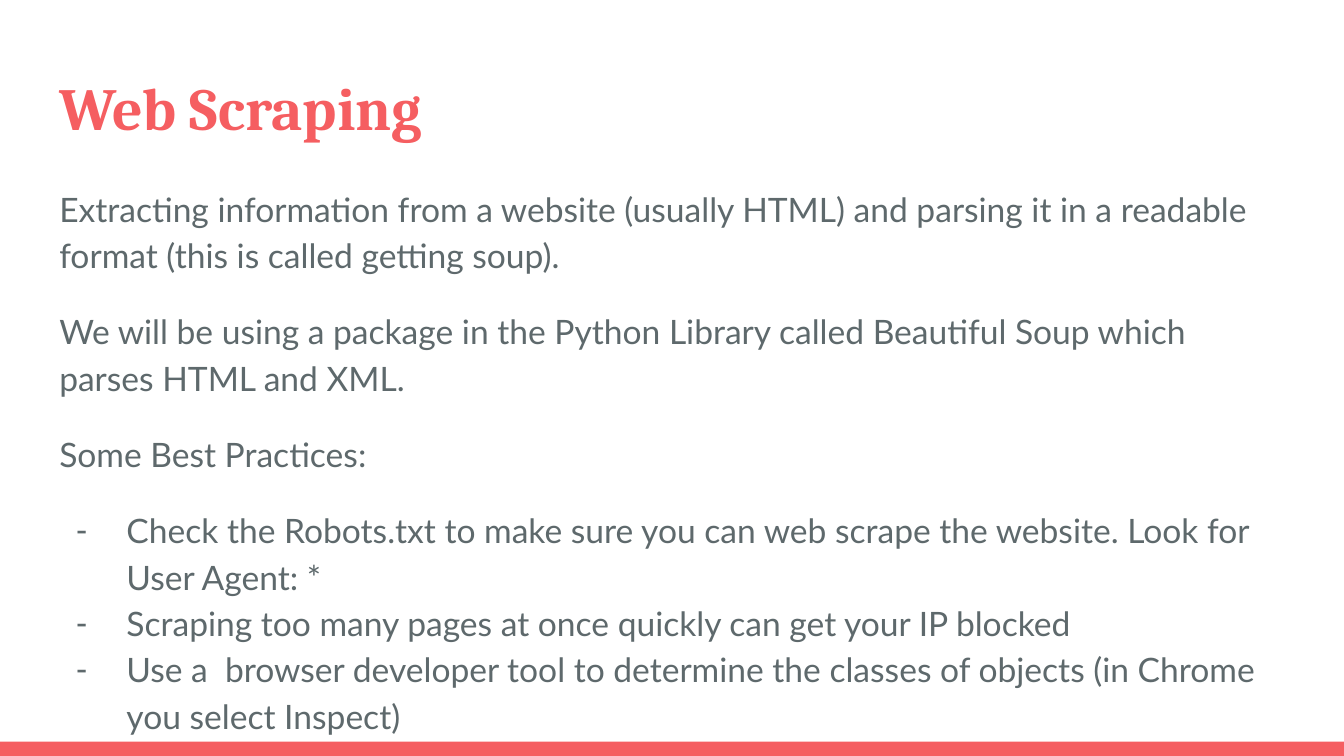
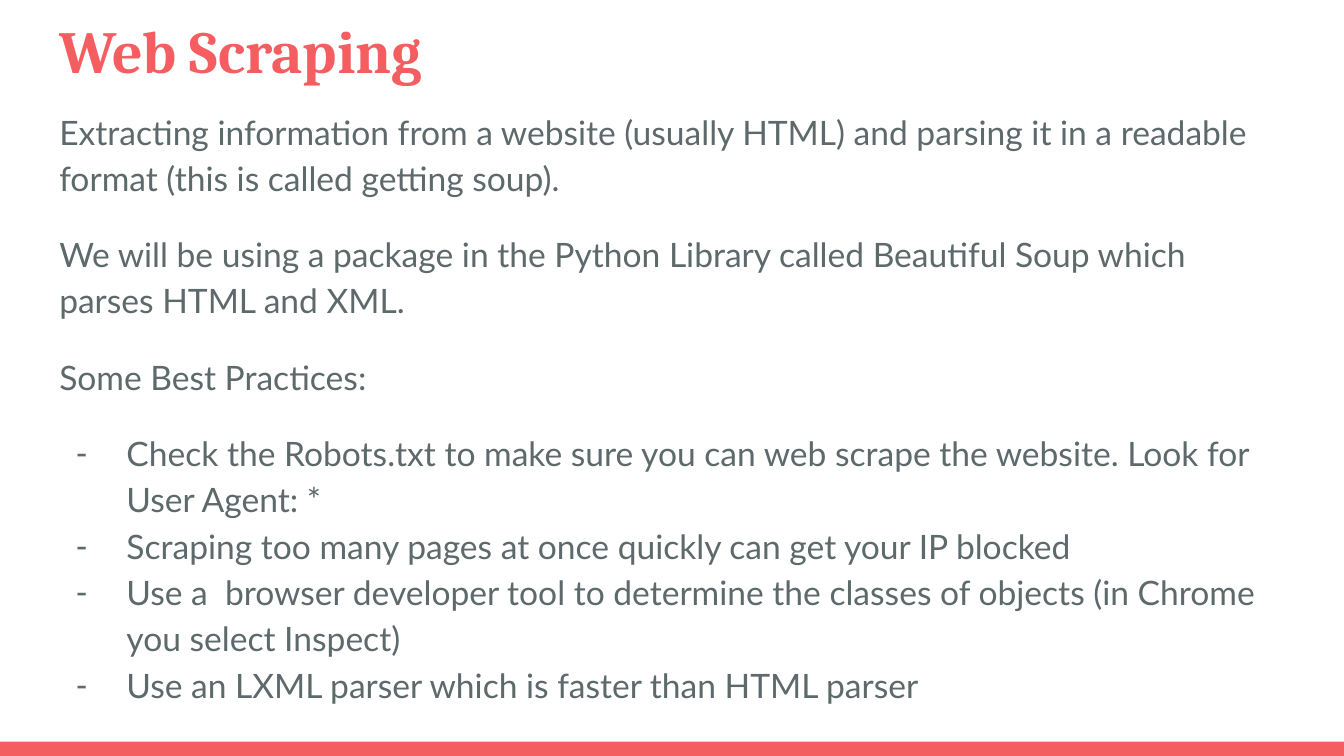
Before and after one commit to monipip3/wwcdc, a slide deck: slide 3 of webscraping/WWCDC_Beautiful Soup.pptx. Drawn at 1344x756 pixels with LibreOffice and Linux fonts; fonts in the diff are those of the drawing. Boxes give left, top, right and bottom in pixels: in the first picture for what was removed or moved away, otherwise in the second. Text is boxed around its words. In the diff, an @@ line names an element or a change of style, - is before the commit and + after.

```diff
--- a/webscraping/WWCDC_Beautiful Soup.pptx
+++ b/webscraping/WWCDC_Beautiful Soup.pptx
@@ title "Web Scraping": place and size @@
-title "Web Scraping" at box(59, 88, 422, 143)
+title "Web Scraping" at box(59, 31, 422, 86)
@@ text "Extracting information from a website ...": place and size @@
-text "Extracting information from a website ..." at box(59, 196, 1255, 688)
+text "Extracting information from a website ..." at box(59, 119, 1255, 704)
@@ text at box(126, 673, 918, 704): paragraph added @@
+– Use an LXML parser which is faster than HTML parser
```
Also in this commit, not shown: 1 other slide changed.
